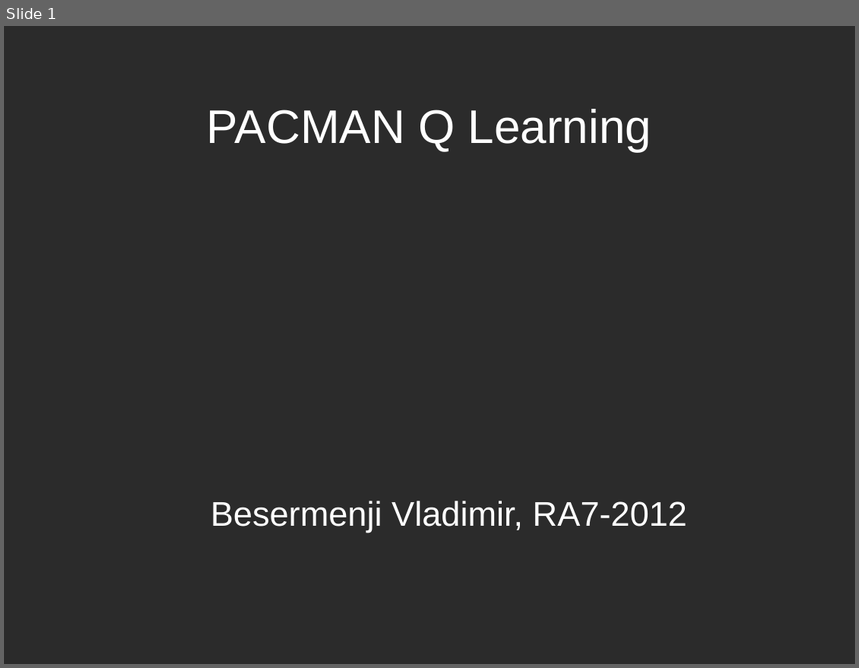
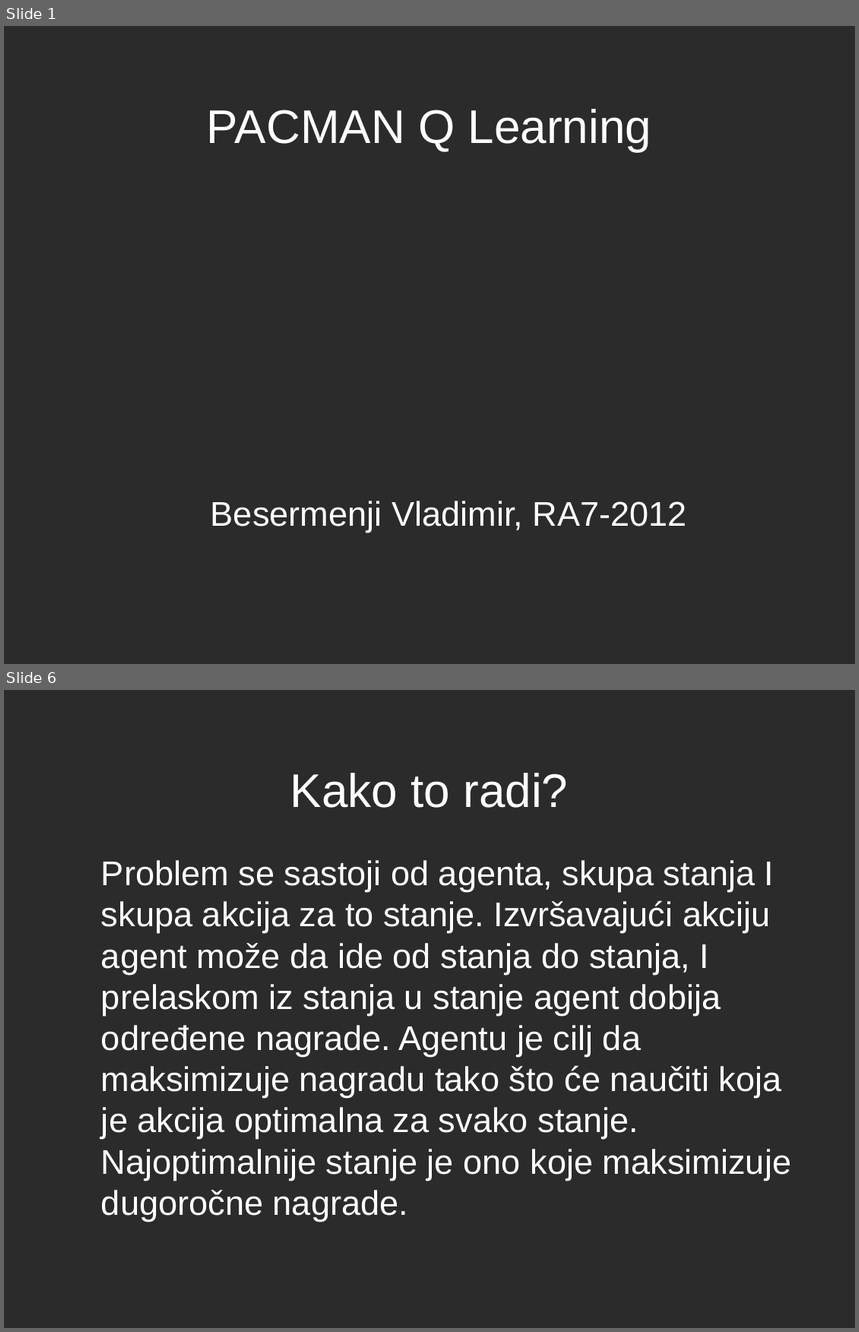
Before and after one commit to Besermenji/PacMan---Q-learning, a slide deck: Zavrsna prezentacija.odp. Shown one above the other, each under a label of ours: slide 1 before the commit, slides 1 and 6 after it; the slides between them are not shown. The pictures are 859x668 and 859x1332 pixels, drawn with LibreOffice and Linux fonts; fonts in the diff are those of the drawing; background and template pictures are left out; a plain dark background stands for a picture behind light text. Boxes give left, top, right and bottom in pixels: in the first picture for what was removed or moved away, otherwise in the second. Text is boxed around its words. In the diff, an @@ line names an element or a change of style, - is before the commit and + after.

```diff
--- a/Zavrsna prezentacija.odp
+++ b/Zavrsna prezentacija.odp
@@ slide 6 added at <box>4,690,855,1328</box>, background picture (left out) @@
@@ title added at <box>291,773,568,808</box>, 44 pt, text #FFFFFF @@
+Kako to radi?
@@ text added at <box>101,860,791,1221</box>, 32 pt, text #FFFFFF @@
+Problem se sastoji od agenta, skupa stanja I skupa akcija za to stanje. Izvršavajući akciju agent može da ide od stanja do stanja, I prelaskom iz stanja u stanje agent dobija određene nagrade. Agentu je cilj da maksimizuje nagradu tako što će naučiti koja je akcija optimalna za svako stanje. Najoptimalnije stanje je ono koje maksimizuje dugoročne nagrade.
```
Also in this commit, not shown: 1 slide changed, 5 other slides added, 1 other file.
